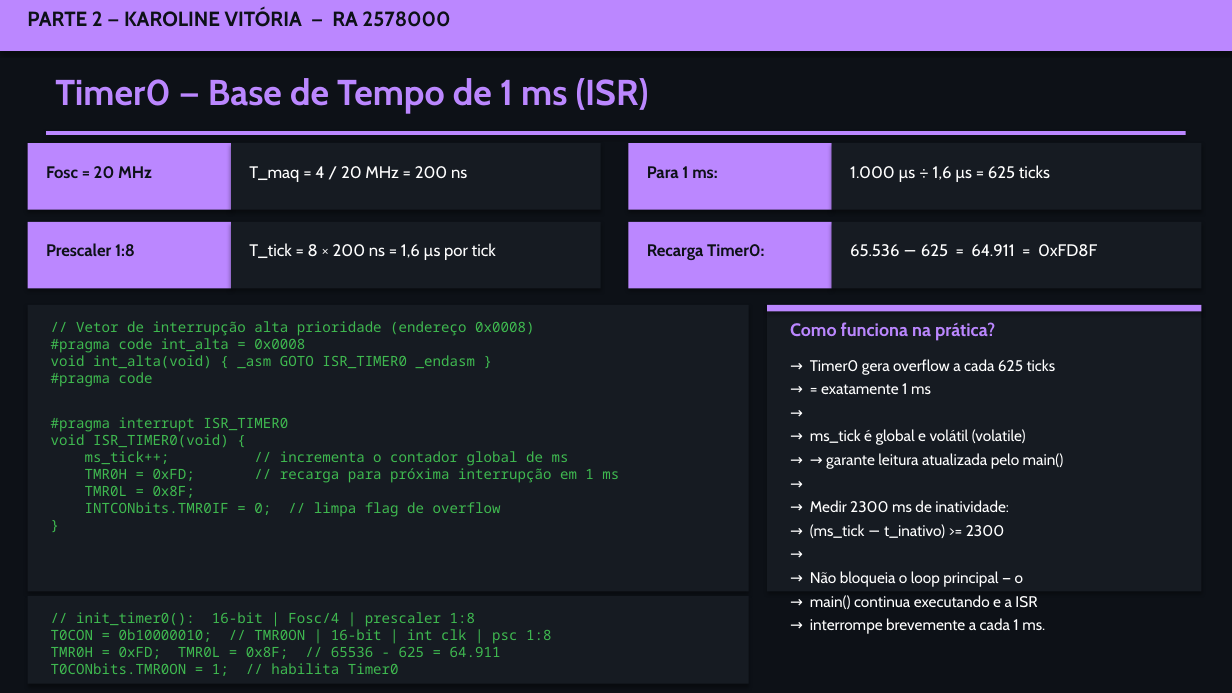
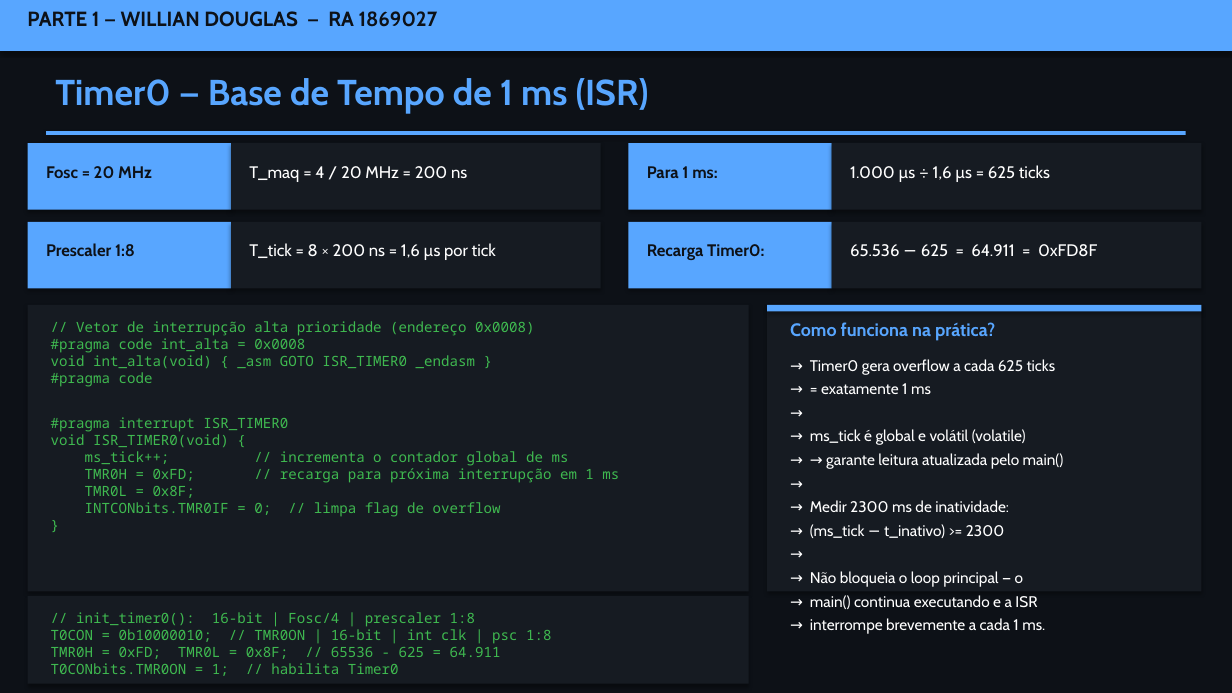
Before and after one commit to Eng-Willian-DS/elevador-pic18, a slide deck: slide 7 of Central_Elevador.pptx. Drawn at 1232x693 pixels with LibreOffice and Linux fonts; fonts in the diff are those of the drawing. Boxes give left, top, right and bottom in pixels: in the first picture for what was removed or moved away, otherwise in the second. Text is boxed around its words. In the diff, an @@ line names an element or a change of style, - is before the commit and + after.

```diff
--- a/Central_Elevador.pptx
+++ b/Central_Elevador.pptx
@@ text at [27,11,438,27]: text changed @@
-PARTE 2 — KAROLINE VITÓRIA — RA 2578000
+PARTE 1 — WILLIAN DOUGLAS — RA 1869027
@@ text "Timer0 — Base de Tempo ..." at [55,78,649,113]: text colour #BB87FF to #58A6FF @@
@@ fill #BB87FF to #58A6FF in 7 elements at [0,0,1232,51], [46,131,1186,135], [628,143,832,210], [628,222,832,288], [767,305,1202,311], [28,143,231,210], [28,222,231,288] @@
@@ text "Como funciona na prática?" at [790,322,995,341]: text colour #BB87FF to #58A6FF @@
```
Also in this commit, not shown: 14 other slides changed, 2 other files.
